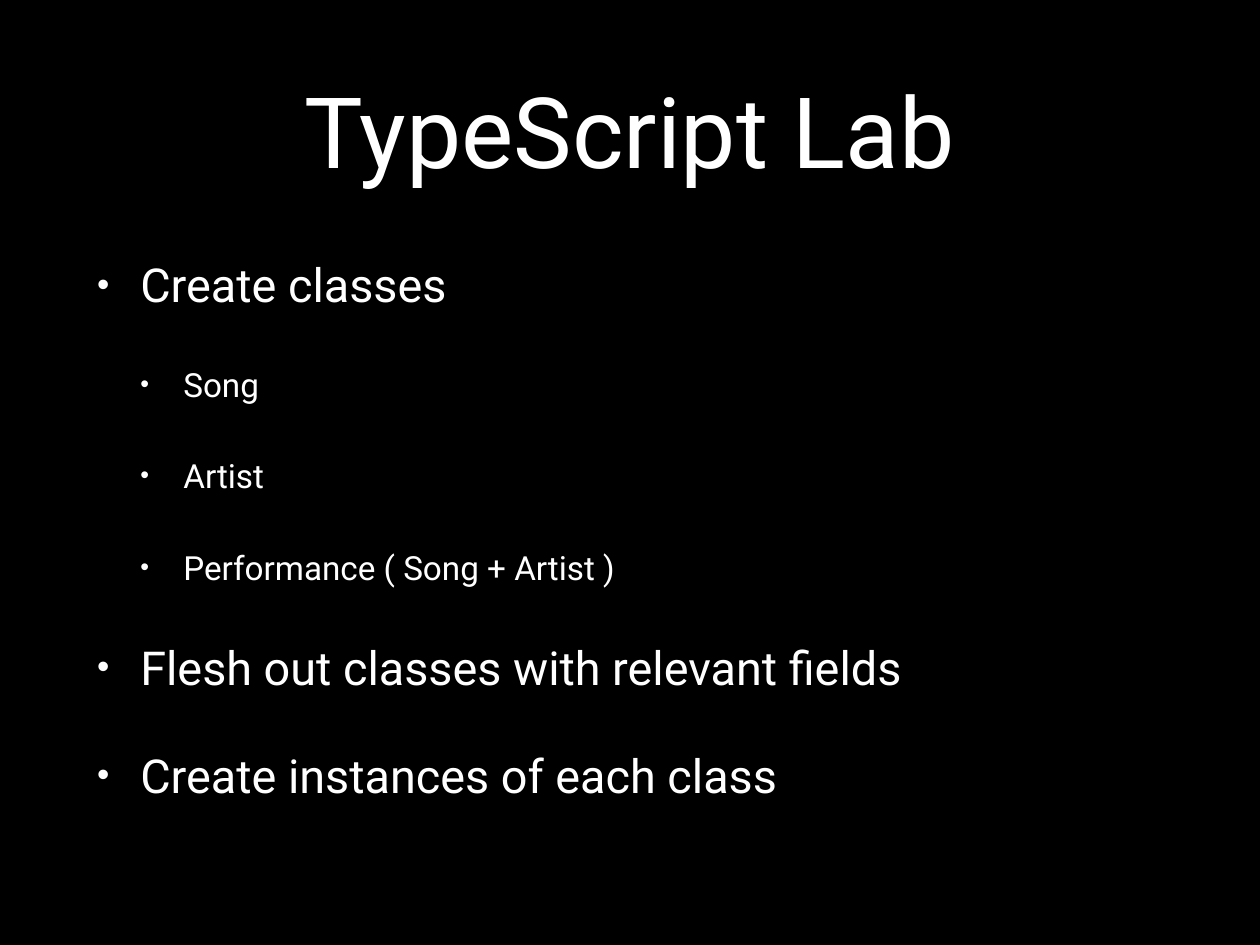
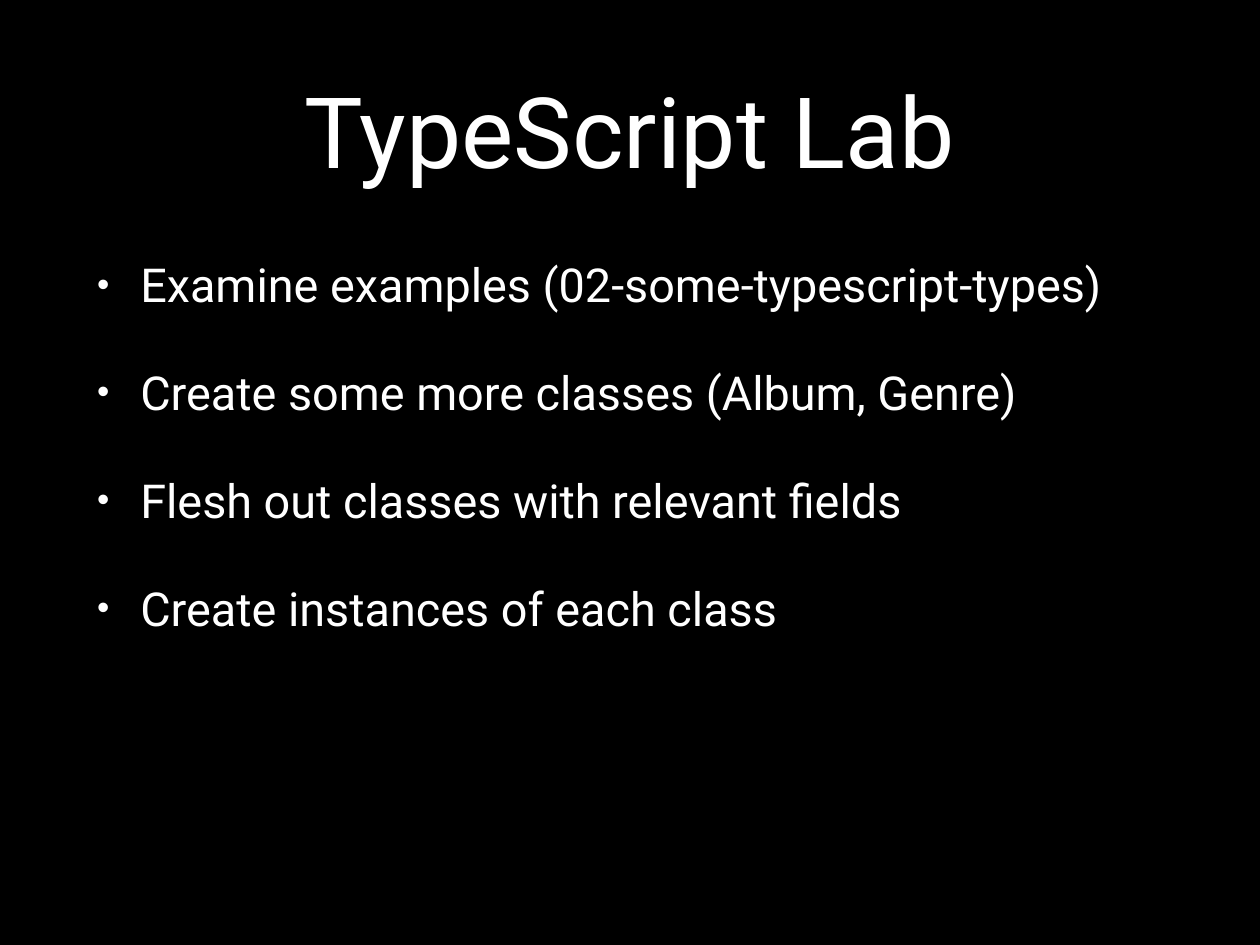
Before and after one commit to eliasjames/training-angular, a slide deck: slide 42 of slides/2.0/Angular 2.0 Slides Day 1.pptx (slide 38 before the commit). Drawn at 1260x945 pixels with LibreOffice and Linux fonts; fonts in the diff are those of the drawing. Boxes give left, top, right and bottom in pixels: in the first picture for what was removed or moved away, otherwise in the second. Text is boxed around its words. In the diff, an @@ line names an element or a change of style, - is before the commit and + after.

Commit message:
Slides

```diff
--- a/slides/2.0/Angular 2.0 Slides Day 1.pptx
+++ b/slides/2.0/Angular 2.0 Slides Day 1.pptx
@@ text at [140, 264, 1102, 421]: text changed; size 27 to 38 pt @@
-• Create classes
-  • Song
-  • Artist
-  • Performance ( Song + Artist )
+• Examine examples (02-some-typescript-types)
+• Create some more classes (Album, Genre)
```
Also in this commit, not shown: 7 other slides changed, 6 slides added, 5 other files.
